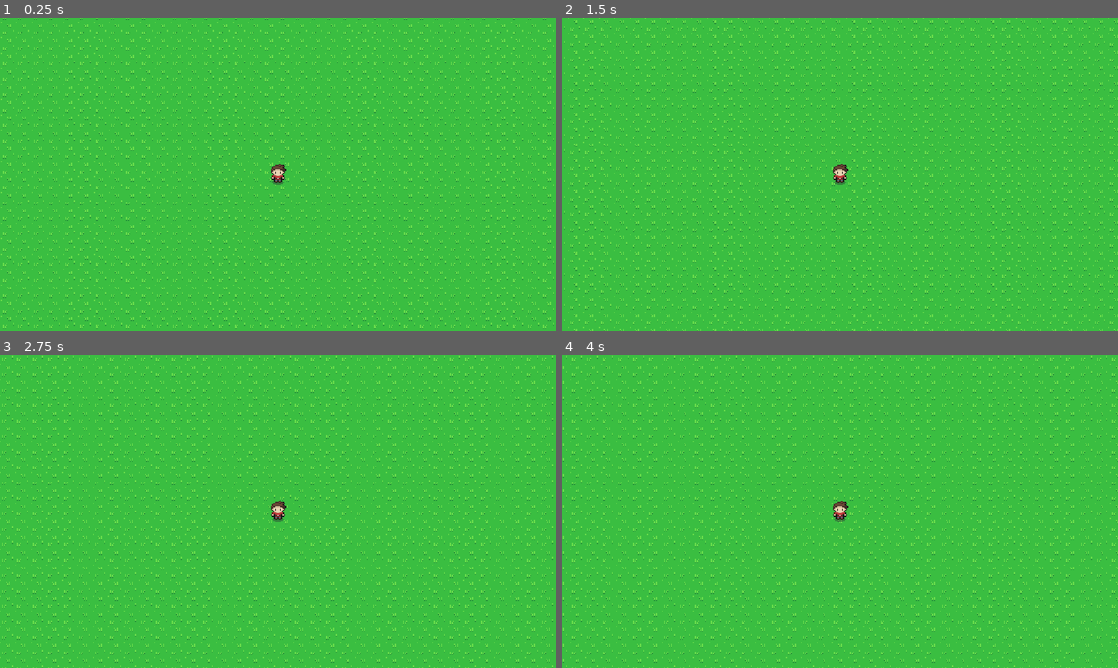
Above: before the commit, frames 1-4 (two rows, left to right).
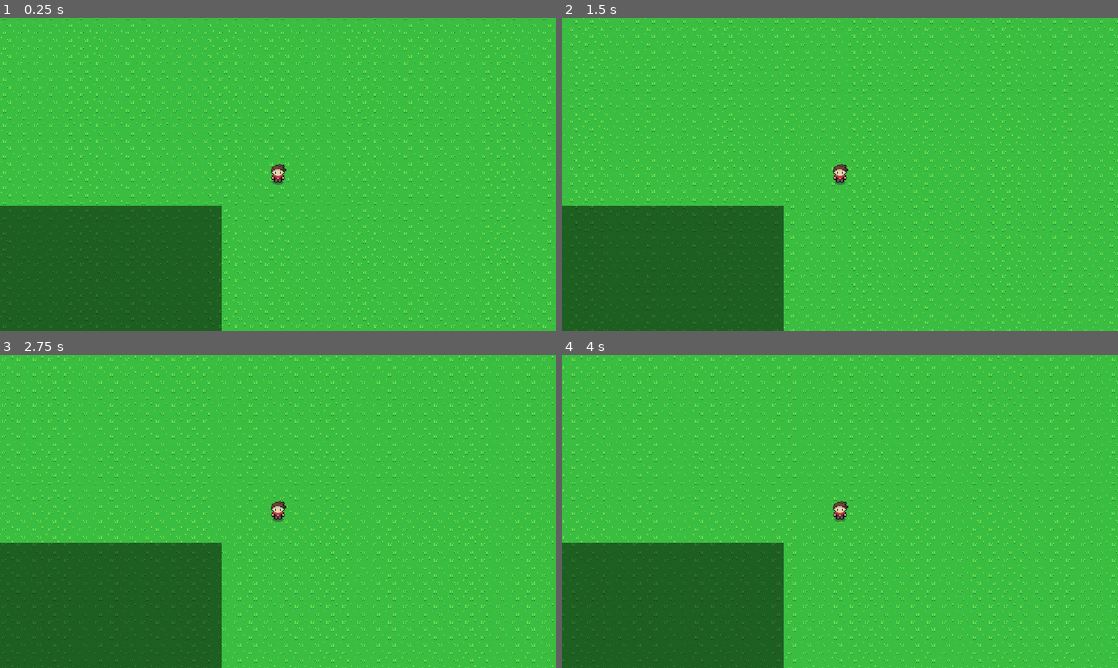
Above: after the commit, the same moments.

Repository: Dinastia-Harzu/un-breve-paseo-por-las-afueras-de-pulkilastia
Game: Godot game, scene res://src/scenes/main.tscn
Same seed, same stepped clock (60 frames per second), same inputs: the game is played once before the commit and once after it.
Inputs:
- Up to frame 1 (0.25 s): no input
- Up to frame 2 (1.5 s): tap Enter (ui_accept) at 0.5, 0.77 s; hold D (right) 0.53-1.28 s; hold S (down) from 1.28 s (still down)
- Up to frame 3 (2.75 s): tap Enter (ui_accept) at 1.52 s; release S (down) at 2.03 s; hold D (right) from 2.03 s (still down)
- Up to frame 4 (4 s): release D (right) at 2.78 s; hold Up (ui_up) 2.78-3.53 s; tap Enter (ui_accept) at 3.02, 3.5, 3.77 s; hold A (left) from 3.53 s (still down)

The runs differ from the first frame. In frame 1, 16% of the frame differs, in the area x 0-40%, y 60-100%; in frame 2, 16%; in frame 3, 16%; in frame 4, 16%.

Commit message:
Añadir plugins

Diff:
--- a/project.godot
+++ b/project.godot
@@ -23,6 +23,10 @@
 
 window/stretch/mode="canvas_items"
 window/stretch/aspect="expand"
+
+[editor_plugins]
+
+enabled=PackedStringArray("res://addons/godot-logger/plugin.cfg", "res://addons/plugin_refresher/plugin.cfg")
 
 [file_customization]
 
--- a/src/scenes/main.tscn
+++ b/src/scenes/main.tscn
@@ -1,6 +1,7 @@
 [gd_scene format=3 uid="uid://cml180sj3hcwe"]
 
 [ext_resource type="Script" uid="uid://cl1en36arovfl" path="res://src/scripts/main.gd" id="1_kkvs4"]
+[ext_resource type="Script" uid="uid://bftatphxua6wa" path="res://addons/godot-logger/scripts/log_output.gd" id="2_rr2wm"]
 
 [node name="Root" type="Node" unique_id=726041314]
 process_mode = 3
@@ -27,9 +28,11 @@
 [node name="HUDRoot" type="Control" parent="HUDLayer" unique_id=138526874]
 unique_name_in_owner = true
 layout_mode = 3
-anchors_preset = 0
-offset_right = 40.0
-offset_bottom = 40.0
+anchors_preset = 15
+anchor_right = 1.0
+anchor_bottom = 1.0
+grow_horizontal = 2
+grow_vertical = 2
 
 [node name="PauseLayer" type="CanvasLayer" parent="." unique_id=1531984551]
 process_mode = 2
@@ -38,9 +41,12 @@
 [node name="PauseRoot" type="Control" parent="PauseLayer" unique_id=436953972]
 unique_name_in_owner = true
 layout_mode = 3
-anchors_preset = 0
-offset_right = 40.0
-offset_bottom = 40.0
+anchors_preset = 15
+anchor_right = 1.0
+anchor_bottom = 1.0
+grow_horizontal = 2
+grow_vertical = 2
+mouse_filter = 2
 
 [node name="TransitionLayer" type="CanvasLayer" parent="." unique_id=1716771813]
 process_mode = 3
@@ -49,9 +55,12 @@
 [node name="TransitionRoot" type="Control" parent="TransitionLayer" unique_id=1049943152]
 unique_name_in_owner = true
 layout_mode = 3
-anchors_preset = 0
-offset_right = 40.0
-offset_bottom = 40.0
+anchors_preset = 15
+anchor_right = 1.0
+anchor_bottom = 1.0
+grow_horizontal = 2
+grow_vertical = 2
+mouse_filter = 2
 
 [node name="DebugLayer" type="CanvasLayer" parent="." unique_id=1086911122]
 process_mode = 3
@@ -59,8 +68,50 @@
 
 [node name="DebugRoot" type="Control" parent="DebugLayer" unique_id=341310456]
 unique_name_in_owner = true
-visible = false
 layout_mode = 3
-anchors_preset = 0
-offset_right = 40.0
-offset_bottom = 40.0
+anchors_preset = 15
+anchor_right = 1.0
+anchor_bottom = 1.0
+grow_horizontal = 2
+grow_vertical = 2
+mouse_filter = 2
+
+[node name="DebugTextOverlay" type="Control" parent="DebugLayer/DebugRoot" unique_id=1804901346]
+layout_mode = 1
+anchors_preset = 15
+anchor_right = 1.0
+anchor_bottom = 1.0
+grow_horizontal = 2
+grow_vertical = 2
+mouse_filter = 2
+mouse_behavior_recursive = 1
+
+[node name="LoggerBackground" type="ColorRect" parent="DebugLayer/DebugRoot/DebugTextOverlay" unique_id=978042198]
+layout_mode = 1
+anchors_preset = -1
+anchor_top = 0.6
+anchor_right = 0.4
+anchor_bottom = 1.0
+grow_vertical = 0
+color = Color(0, 0, 0, 0.49803922)
+
+[node name="LogOutput" type="RichTextLabel" parent="DebugLayer/DebugRoot/DebugTextOverlay/LoggerBackground" unique_id=1561401195]
+layout_mode = 1
+anchors_preset = 15
+anchor_right = 1.0
+anchor_bottom = 1.0
+grow_horizontal = 2
+grow_vertical = 2
+bbcode_enabled = true
+scroll_active = false
+scroll_following = true
+script = ExtResource("2_rr2wm")
+format_text = "[{hour}:{minute}:{second}][{level}] {text}"
+colors = {
+1: Color(1, 1, 1, 1),
+2: Color(0.24705882, 0.56078434, 0.74509805, 1),
+4: Color(1, 1, 0, 1),
+8: Color(1, 0, 0, 1),
+16: Color(1, 0, 0, 1)
+}
+metadata/_custom_type_script = "uid://bftatphxua6wa"
